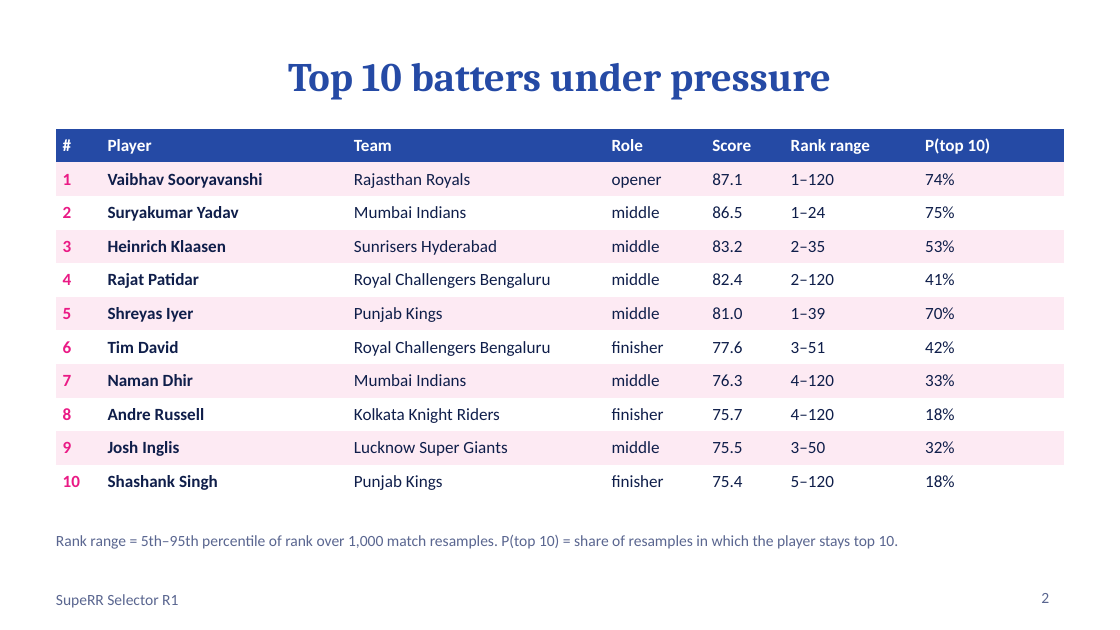
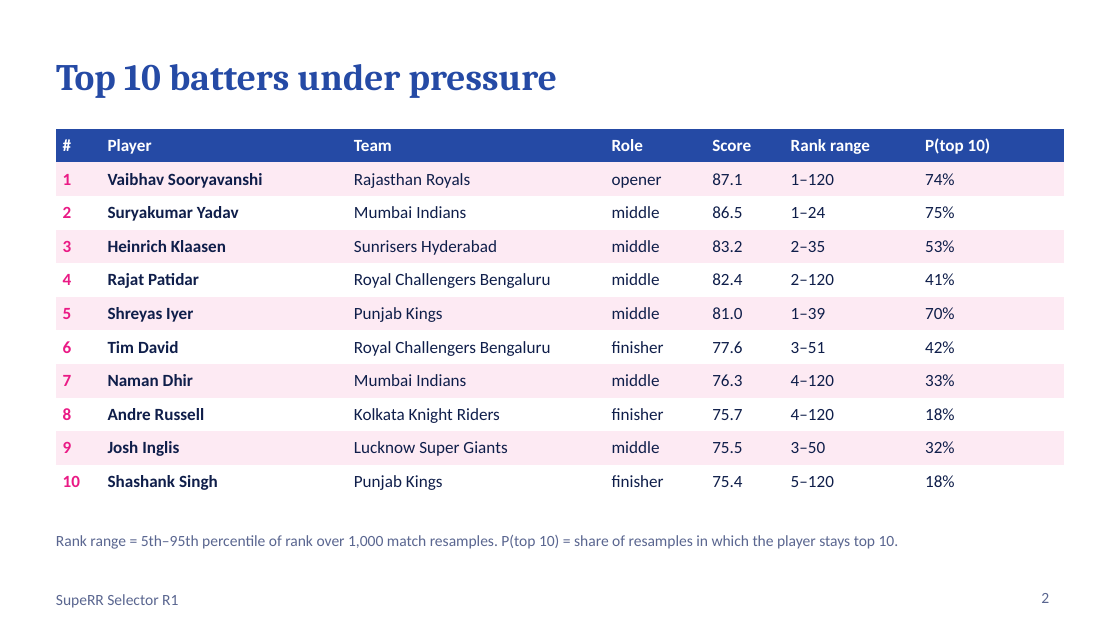
Before and after one commit to GuninderSinghBhatia/superr-selector, a slide deck: slide 2 of reports/SupeRR_Selector_R1.pptx. Drawn at 1120x630 pixels with LibreOffice and Linux fonts; fonts in the diff are those of the drawing. Boxes give left, top, right and bottom in pixels: in the first picture for what was removed or moved away, otherwise in the second. Text is boxed around its words. In the diff, an @@ line names an element or a change of style, - is before the commit and + after.

```diff
--- a/reports/SupeRR_Selector_R1.pptx
+++ b/reports/SupeRR_Selector_R1.pptx
@@ title "Top 10 batters under pressure" at [56,64,557,98]: size 26 to 24 pt; alignment centre to left @@
```
Also in this commit, not shown: 11 other slides changed, 2 other files.
